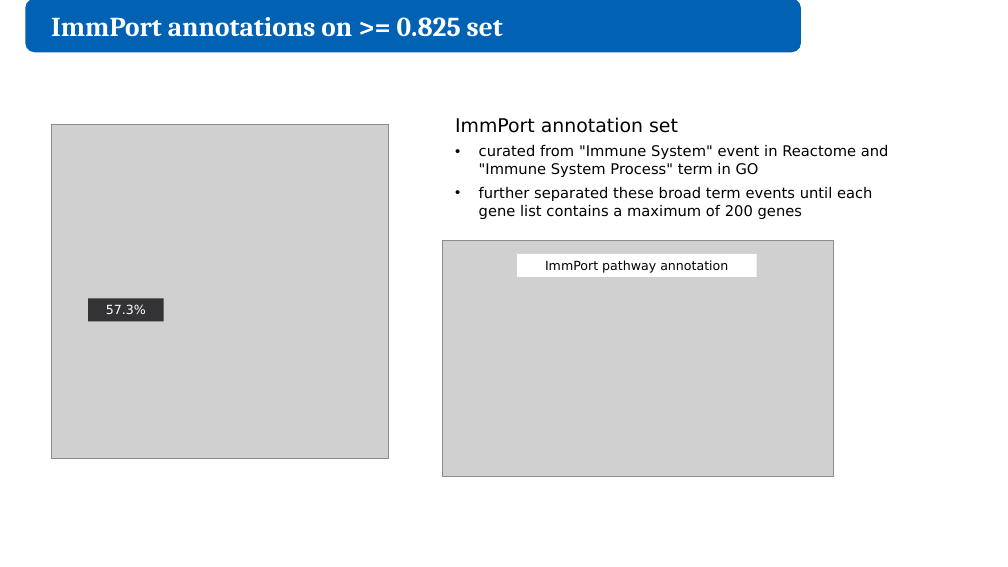
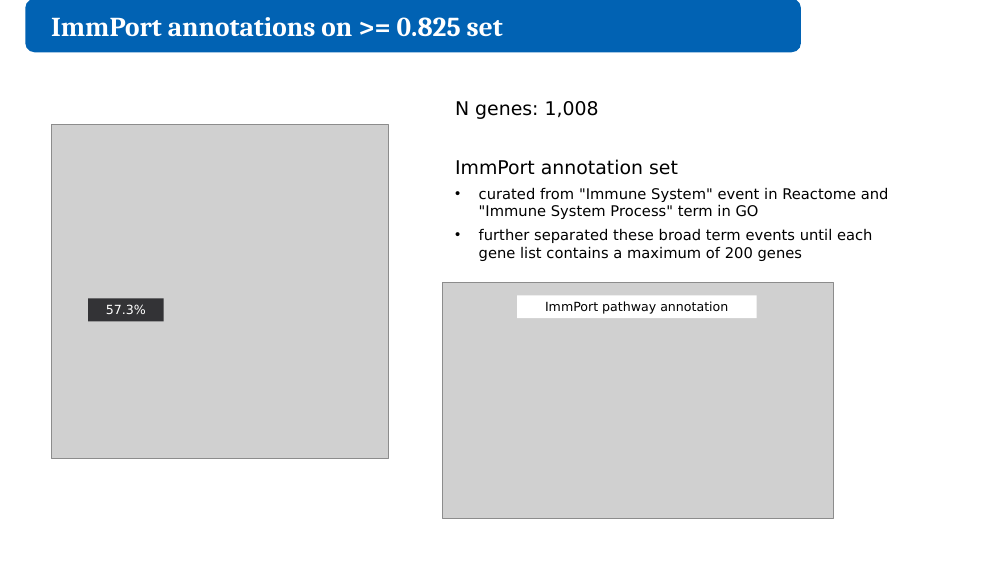
Before and after one commit to juliandeanmoran/BISSH, a slide deck: slide 17 of reports/2026-08-28_projectUpdate_3/2026-08-28_projectUpdate_3_jmoran.pptx. Drawn at 1008x567 pixels with LibreOffice and Linux fonts; fonts in the diff are those of the drawing; grey boxes stand for pictures. Boxes give left, top, right and bottom in pixels: in the first picture for what was removed or moved away, otherwise in the second. Text is boxed around its words. In the diff, an @@ line names an element or a change of style, - is before the commit and + after.

Commit message:
Added ImmPort annotations enrichment slide.

```diff
--- a/reports/2026-08-28_projectUpdate_3/2026-08-28_projectUpdate_3_jmoran.pptx
+++ b/reports/2026-08-28_projectUpdate_3/2026-08-28_projectUpdate_3_jmoran.pptx
@@ text added at box(455, 101, 599, 119), 18 pt, text #000000 @@
+N genes: 1,008
@@ 1 rectangle, 1 text, 1 picture: place and size @@
-1 rectangle, 1 text, 1 picture at box(442, 117, 889, 476)
+1 rectangle, 1 text, 1 picture at box(442, 159, 889, 518)
```
Also in this commit, not shown: 1 slide added, 3 other files.
